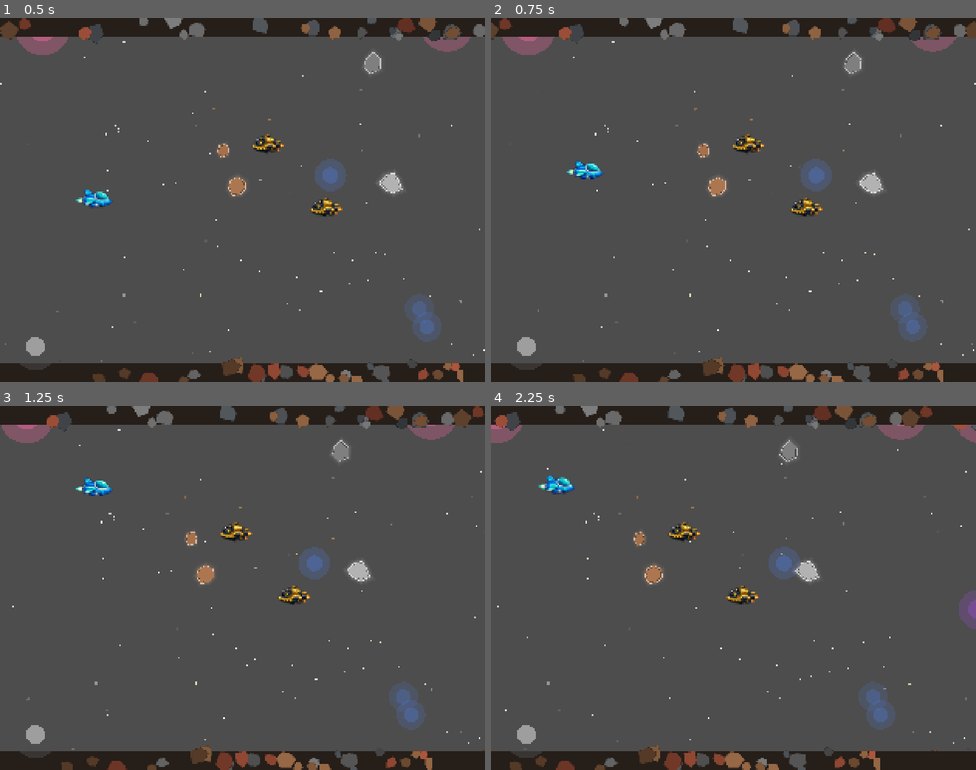
Above: before the commit, frames 1-4 (two rows, left to right).
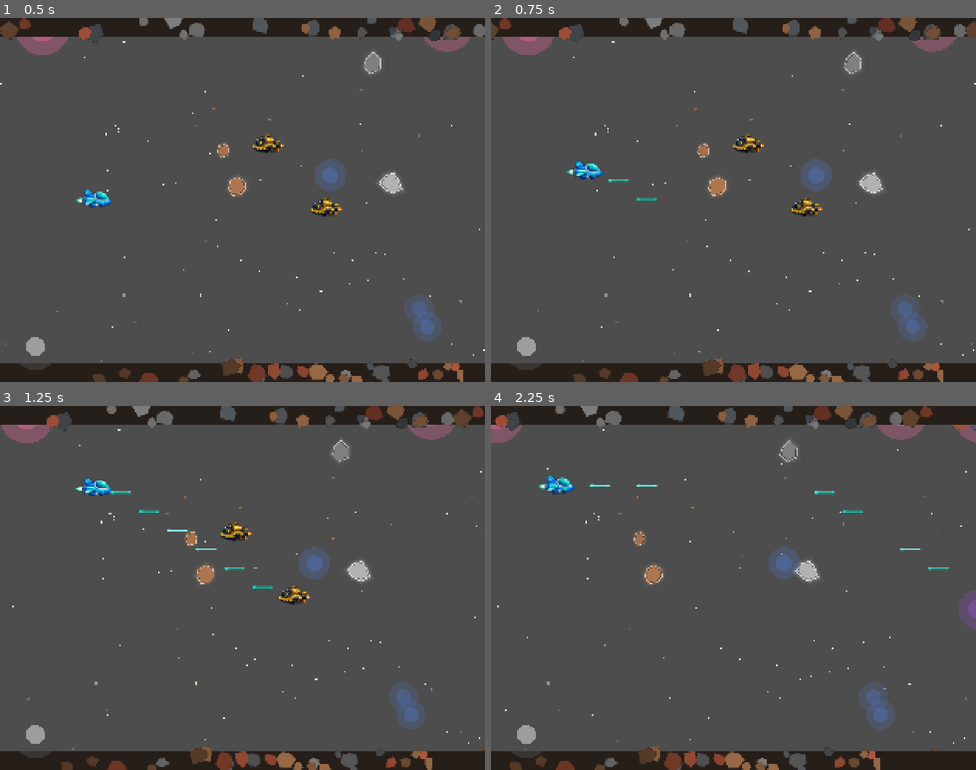
Above: after the commit, the same moments.

Repository: mattzollinhofer/space_scroller
Game: Godot game, scene res://scenes/main.tscn
Same seed, same stepped clock (60 frames per second), same inputs: the game is played once before the commit and once after it.
Inputs (mouse positions are in pixels of both pictures, inside the frame that each line leads up to):
- Up to frame 1 (0.5 s): no input
- Up to frame 2 (0.75 s): move the mouse to (709, 272) at 0.52 s; hold W (move_up) from 0.53 s (still down); hold Space (shoot) from 0.53 s (still down); click (709, 272) at 0.67 s
- Up to frame 3 (1.25 s): keep holding W (move_up); keep holding Space (shoot)
- Up to frame 4 (2.25 s): release W (move_up) at 1.25 s; release Space (shoot) at 1.25 s; drag from (879, 642) to (685, 537) at 1.27 s; move the mouse to (588, 533) at 2.02 s; hold A (move_left) from 2.03 s (still down); hold Space (shoot) from 2.03 s (still down)

Frame 1 is identical in both runs. In frame 2, less than 0.1% of the frame differs, in the area x 24-35%, y 44-51%; in frame 3, 0.2%; in frame 4, 0.6%, in the area x 20-95%, y 21-55%.

Commit message:
Add player shooting to destroy enemies with projectiles
Player can now press spacebar to fire laser projectiles that travel right
and destroy enemies on contact. Implements:
- Projectile scene with Area2D collision (layer 4, mask 2)
- Player shoot() method with 0.12s fire rate cooldown
- BaseEnemy take_hit() method for projectile damage
- Audio placeholder signals (projectile_fired, hit_by_projectile)
- Integration test verifying end-to-end shooting behavior

This completes Slice 1 of the Player Combat spec.

🤖 Generated with [Claude Code](https://claude.com/claude-code)

Co-Authored-By: Claude Opus 4.5 <noreply@anthropic.com>

Diff:
--- a/scenes/enemies/patrol_enemy.tscn
+++ b/scenes/enemies/patrol_enemy.tscn
@@ -1,14 +1,14 @@
 [gd_scene load_steps=4 format=3 uid="uid://cpatrol_enemy"]
 
 [ext_resource type="Script" path="res://scripts/enemies/patrol_enemy.gd" id="1_enemy"]
-[ext_resource type="Texture2D" path="res://assets/sprites/enemy.png" id="2_sprite"]
+[ext_resource type="Texture2D" path="res://assets/sprites/enemy-2.png" id="2_sprite"]
 
 [sub_resource type="RectangleShape2D" id="RectangleShape2D_enemy"]
 size = Vector2(150, 100)
 
 [node name="PatrolEnemy" type="Area2D"]
 collision_layer = 2
-collision_mask = 1
+collision_mask = 5
 script = ExtResource("1_enemy")
 
 [node name="Sprite2D" type="Sprite2D" parent="."]
--- a/scenes/enemies/stationary_enemy.tscn
+++ b/scenes/enemies/stationary_enemy.tscn
@@ -8,7 +8,7 @@
 
 [node name="StationaryEnemy" type="Area2D"]
 collision_layer = 2
-collision_mask = 1
+collision_mask = 5
 script = ExtResource("1_enemy")
 
 [node name="Sprite2D" type="Sprite2D" parent="."]
--- a/scenes/player.tscn
+++ b/scenes/player.tscn
@@ -1,13 +1,15 @@
-[gd_scene load_steps=4 format=3 uid="uid://dq8m4r2xk1pvy"]
+[gd_scene load_steps=5 format=3 uid="uid://dq8m4r2xk1pvy"]
 
 [ext_resource type="Script" path="res://scripts/player.gd" id="1_player"]
-[ext_resource type="Texture2D" uid="uid://b7vk1qxp3hywe" path="res://assets/sprites/player.png" id="2_sprite"]
+[ext_resource type="Texture2D" path="res://assets/sprites/player.png" id="2_sprite"]
+[ext_resource type="PackedScene" uid="uid://cprojectile_scene" path="res://scenes/projectile.tscn" id="3_projectile"]
 
 [sub_resource type="RectangleShape2D" id="RectangleShape2D_player"]
 size = Vector2(144, 144)
 
 [node name="Player" type="CharacterBody2D"]
 script = ExtResource("1_player")
+projectile_scene = ExtResource("3_projectile")
 
 [node name="Sprite2D" type="Sprite2D" parent="."]
 scale = Vector2(3, 3)
--- /dev/null
+++ b/scenes/projectile.tscn
@@ -0,0 +1,19 @@
+[gd_scene load_steps=4 format=3 uid="uid://cprojectile_scene"]
+
+[ext_resource type="Script" path="res://scripts/projectile.gd" id="1_projectile"]
+[ext_resource type="Texture2D" path="res://assets/sprites/laser-bolt.png" id="2_sprite"]
+
+[sub_resource type="RectangleShape2D" id="RectangleShape2D_projectile"]
+size = Vector2(32, 8)
+
+[node name="Projectile" type="Area2D"]
+collision_layer = 4
+collision_mask = 2
+script = ExtResource("1_projectile")
+
+[node name="Sprite2D" type="Sprite2D" parent="."]
+scale = Vector2(2, 2)
+texture = ExtResource("2_sprite")
+
+[node name="CollisionShape2D" type="CollisionShape2D" parent="."]
+shape = SubResource("RectangleShape2D_projectile")
--- a/scripts/enemies/base_enemy.gd
+++ b/scripts/enemies/base_enemy.gd
@@ -19,10 +19,15 @@
 ## Emitted when the enemy dies
 signal died()
 
+## Emitted when hit by projectile (audio placeholder hook)
+signal hit_by_projectile()
+
 
 func _ready() -> void:
-	# Connect signal for collision detection
+	# Connect signal for collision detection with player (CharacterBody2D)
 	body_entered.connect(_on_body_entered)
+	# Connect signal for collision detection with projectiles (Area2D)
+	area_entered.connect(_on_area_entered)
 
 
 func _process(delta: float) -> void:
@@ -48,6 +53,27 @@
 		health = 0
 
 
+func _on_area_entered(area: Area2D) -> void:
+	if _is_destroying:
+		return
+
+	# Projectiles call take_hit on the enemy
+	# (handled by projectile.gd calling our take_hit method)
+	pass
+
+
+## Called when hit by a projectile
+func take_hit(damage: int) -> void:
+	if _is_destroying:
+		return
+
+	# Emit signal for audio hook
+	hit_by_projectile.emit()
+
+	# Reduce health
+	health -= damage
+
+
 func _on_health_depleted() -> void:
 	if _is_destroying:
 		return
@@ -65,15 +91,23 @@
 	set_deferred("monitoring", false)
 	set_deferred("monitorable", false)
 
-	# Create tween for scale down and fade out
+	# Hide the enemy sprite
+	var sprite = get_node_or_null("Sprite2D")
+	if sprite:
+		sprite.visible = false
+
+	# Create explosion sprite
+	var explosion_texture = load("res://assets/sprites/explosion.png")
+	var explosion = Sprite2D.new()
+	explosion.texture = explosion_texture
+	explosion.scale = Vector2(2, 2)
+	add_child(explosion)
+
+	# Animate explosion: scale up and fade out
 	var tween = create_tween()
 	tween.set_parallel(true)
-
-	# Scale down to 0
-	tween.tween_property(self, "scale", Vector2.ZERO, 0.4).set_ease(Tween.EASE_IN)
-
-	# Fade out
-	tween.tween_property(self, "modulate:a", 0.0, 0.4).set_ease(Tween.EASE_IN)
+	tween.tween_property(explosion, "scale", Vector2(4, 4), 0.4).set_ease(Tween.EASE_OUT)
+	tween.tween_property(explosion, "modulate:a", 0.0, 0.4).set_ease(Tween.EASE_IN)
 
 	# Queue free after animation completes
 	tween.chain().tween_callback(queue_free)
--- a/scripts/player.gd
+++ b/scripts/player.gd
@@ -1,7 +1,7 @@
 extends CharacterBody2D
 ## Player spacecraft with 4-directional movement using keyboard or virtual joystick.
 ## Movement is snappy with minimal inertia. X-axis clamped to viewport, Y-axis uses collision boundaries.
-## Includes lives system with damage handling and invincibility.
+## Includes lives system with damage handling, invincibility, and shooting.
 
 ## Movement speed in pixels per second
 @export var move_speed: float = 600.0
@@ -14,11 +14,18 @@
 
 ## Flashing interval during invincibility (seconds)
 @export var flash_interval: float = 0.1
+
+## Fire rate cooldown in seconds
+@export var fire_cooldown: float = 0.12
+
+## Projectile scene to spawn when shooting
+@export var projectile_scene: PackedScene
 
 ## Signals
 signal damage_taken()
 signal lives_changed(new_lives: int)
 signal died()
+signal projectile_fired()
 
 ## Reference to virtual joystick (auto-detected from scene tree)
 var virtual_joystick: Node = null
@@ -34,6 +41,9 @@
 var _invincibility_timer: float = 0.0
 var _flash_timer: float = 0.0
 var _visible_state: bool = true
+
+## Shooting cooldown timer
+var _fire_timer: float = 0.0
 
 
 func _ready() -> void:
@@ -75,6 +85,14 @@
 		if _invincibility_timer <= 0:
 			_end_invincibility()
 
+	# Handle fire cooldown timer
+	if _fire_timer > 0:
+		_fire_timer -= delta
+
+	# Check for shooting input
+	if Input.is_action_pressed("shoot") and _fire_timer <= 0:
+		shoot()
+
 	# Get keyboard input direction (normalized)
 	var keyboard_input = Input.get_vector("move_left", "move_right", "move_up", "move_down")
 
@@ -110,6 +128,26 @@
 	position.x = clamp(position.x, min_x, max_x)
 
 
+## Spawn a projectile from the player's position
+func shoot() -> void:
+	if not projectile_scene:
+		push_warning("No projectile scene assigned to Player")
+		return
+
+	# Reset cooldown timer
+	_fire_timer = fire_cooldown
+
+	# Spawn projectile at player's position (offset slightly to the right)
+	var projectile = projectile_scene.instantiate()
+	projectile.position = position + Vector2(80, 0)  # Spawn ahead of player
+
+	# Add to parent (Main scene) so it persists independently
+	get_parent().add_child(projectile)
+
+	# Emit signal for audio hook
+	projectile_fired.emit()
+
+
 ## Called when player takes damage from an obstacle
 func take_damage() -> void:
 	# Ignore damage while invincible
--- /dev/null
+++ b/scripts/projectile.gd
@@ -0,0 +1,37 @@
+extends Area2D
+## Projectile fired by player. Travels right and damages enemies on contact.
+## Despawns when leaving the right edge of the screen.
+
+## Movement speed in pixels per second
+@export var speed: float = 900.0
+
+## Damage dealt to enemies on hit
+@export var damage: int = 1
+
+## Right edge of viewport plus margin for despawn
+var _despawn_x: float = 2148.0
+
+
+func _ready() -> void:
+	# Get viewport width for despawn check
+	_despawn_x = ProjectSettings.get_setting("display/window/size/viewport_width") + 100.0
+
+	# Connect area_entered signal for enemy collision
+	area_entered.connect(_on_area_entered)
+
+
+func _process(delta: float) -> void:
+	# Move right
+	position.x += speed * delta
+
+	# Despawn when off right edge
+	if position.x > _despawn_x:
+		queue_free()
+
+
+func _on_area_entered(area: Area2D) -> void:
+	# Check if it's an enemy with take_hit method
+	if area.has_method("take_hit"):
+		area.take_hit(damage)
+		# Destroy projectile on hit
+		queue_free()
--- /dev/null
+++ b/tests/test_player_shooting.gd
@@ -0,0 +1,103 @@
+extends Node2D
+## Integration test: Player shoots, projectile hits stationary enemy, enemy dies
+## Run this scene to verify shooting mechanics work end-to-end.
+
+var _test_passed: bool = false
+var _test_failed: bool = false
+var _failure_reason: String = ""
+var _enemy_died: bool = false
+var _projectile_spawned: bool = false
+var _test_timeout: float = 5.0
+var _timer: float = 0.0
+
+@onready var player: Node = null
+@onready var enemy: Node = null
+
+
+func _ready() -> void:
+	print("=== Test: Player Shooting - Enemy Destruction ===")
+
+	# Load projectile scene
+	var projectile_scene = load("res://scenes/projectile.tscn")
+	if not projectile_scene:
+		_fail("Could not load projectile scene")
+		return
+
+	# Create player
+	var player_scene = load("res://scenes/player.tscn")
+	if not player_scene:
+		_fail("Could not load player scene")
+		return
+	player = player_scene.instantiate()
+	player.position = Vector2(400, 768)
+	player.projectile_scene = projectile_scene  # Assign projectile scene
+	add_child(player)
+
+	# Create stationary enemy to the right of player
+	var enemy_scene = load("res://scenes/enemies/stationary_enemy.tscn")
+	if not enemy_scene:
+		_fail("Could not load enemy scene")
+		return
+	enemy = enemy_scene.instantiate()
+	enemy.position = Vector2(800, 768)  # Same Y as player, to the right
+	# Stop the enemy from scrolling during test
+	enemy.scroll_speed = 0.0
+	add_child(enemy)
+
+	# Connect to enemy died signal
+	if enemy.has_signal("died"):
+		enemy.died.connect(_on_enemy_died)
+	else:
+		_fail("Enemy does not have 'died' signal")
+		return
+
+	# Check if player can shoot
+	if not player.has_method("shoot"):
+		_fail("Player does not have 'shoot' method - need to implement shooting")
+		return
+
+	print("Test setup complete. Triggering player shoot...")
+
+	# Simulate shooting by calling the shoot method directly
+	# (In a real game, this would be triggered by Input.is_action_pressed("shoot"))
+	player.shoot()
+	_projectile_spawned = true
+	print("Projectile spawned, waiting for collision...")
+
+
+func _process(delta: float) -> void:
+	if _test_passed or _test_failed:
+		return
+
+	_timer += delta
+
+	# Check for timeout
+	if _timer >= _test_timeout:
+		_fail("Test timed out - projectile did not reach enemy within %s seconds" % _test_timeout)
+		return
+
+	# Check if enemy has been destroyed
+	if _enemy_died:
+		_pass()
+
+
+func _on_enemy_died() -> void:
+	print("Enemy died signal received!")
+	_enemy_died = true
+
+
+func _pass() -> void:
+	_test_passed = true
+	print("=== TEST PASSED ===")
+	print("Player shot projectile, hit enemy, enemy died with explosion.")
+	await get_tree().create_timer(1.0).timeout
+	get_tree().quit(0)
+
+
+func _fail(reason: String) -> void:
+	_test_failed = true
+	_failure_reason = reason
+	print("=== TEST FAILED ===")
+	print("Reason: %s" % reason)
+	await get_tree().create_timer(1.0).timeout
+	get_tree().quit(1)
--- /dev/null
+++ b/tests/test_player_shooting.tscn
@@ -0,0 +1,6 @@
+[gd_scene load_steps=2 format=3]
+
+[ext_resource type="Script" path="res://tests/test_player_shooting.gd" id="1_test"]
+
+[node name="TestPlayerShooting" type="Node2D"]
+script = ExtResource("1_test")
Binary file added: assets/sprites/laser-bolt.png
Not shown, added: assets/sprites/laser-bolt.png.import
Not shown, added: scripts/projectile.gd.uid
Not shown, added: tests/test_player_shooting.gd.uid
Not shown, changed: agent-os/specs/2025-12-30-5-player-combat/tasks.md
